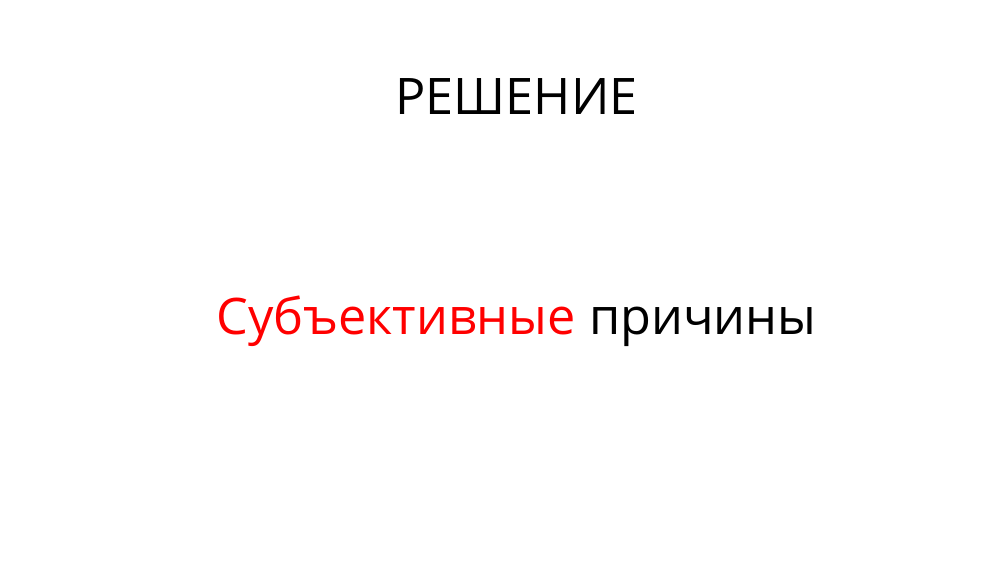
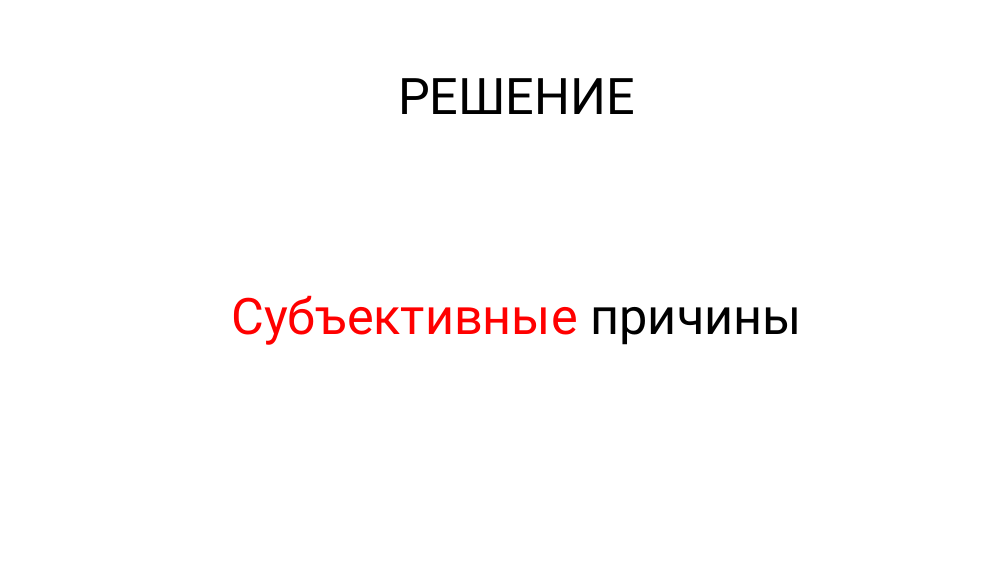
Before and after one commit to rkhaimov/brain-gym, a slide deck: slide 59 of Презентация.pptx. Drawn at 1008x567 pixels with LibreOffice and Linux fonts; fonts in the diff are those of the drawing; background and template pictures are left out. Boxes give left, top, right and bottom in pixels: in the first picture for what was removed or moved away, otherwise in the second. Text is boxed around its words. In the diff, an @@ line names an element or a change of style, - is before the commit and + after.

```diff
--- a/Презентация.pptx
+++ b/Презентация.pptx
@@ text "РЕШЕНИЕ" at box(398, 78, 635, 114): font Open Sans to Roboto @@
@@ text "Субъективные причины" at box(231, 295, 802, 345): font Open Sans to Roboto @@
@@ text "Субъективные причины": place and size @@
-text "Субъективные причины" at box(216, 295, 816, 346)
+text "Субъективные причины" at box(231, 295, 802, 345)
```
Also in this commit, not shown: 79 other slides changed.
